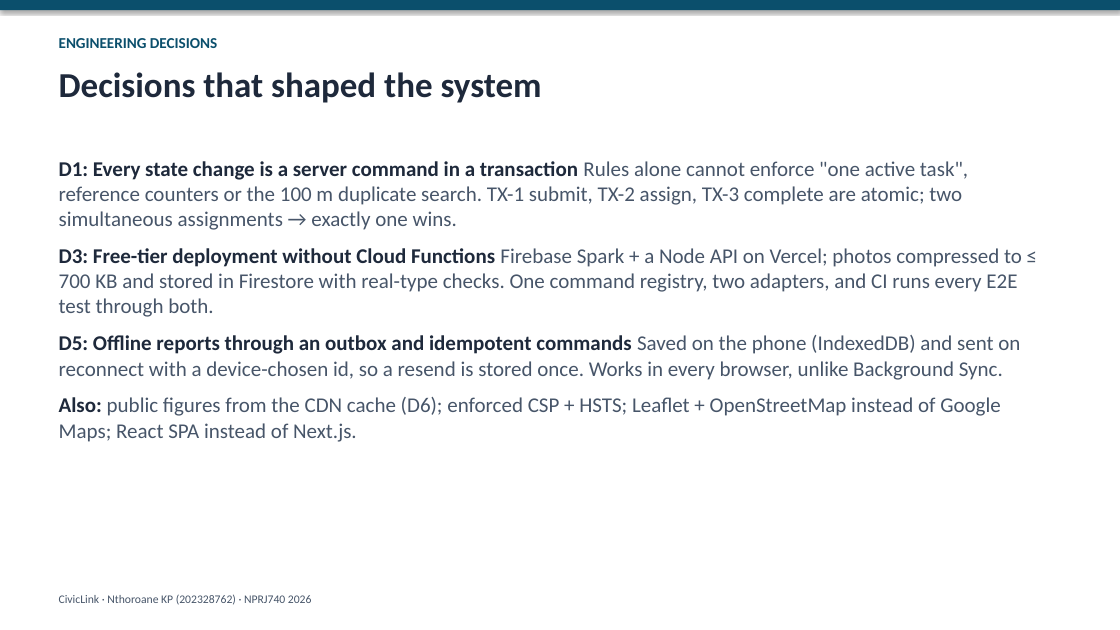
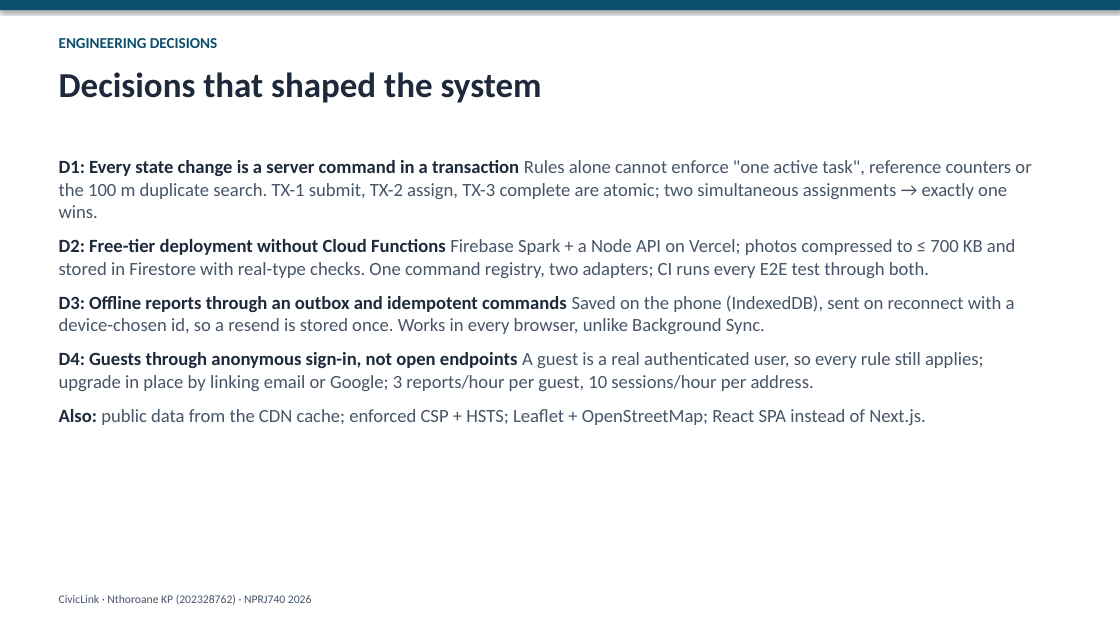
Before and after one commit to altechemist/civiclink, a slide deck: slide 4 of docs/presentation/CivicLink_Presentation.pptx. Drawn at 1120x630 pixels with LibreOffice and Linux fonts; fonts in the diff are those of the drawing. Boxes give left, top, right and bottom in pixels: in the first picture for what was removed or moved away, otherwise in the second. Text is boxed around its words. In the diff, an @@ line names an element or a change of style, - is before the commit and + after.

```diff
--- a/docs/presentation/CivicLink_Presentation.pptx
+++ b/docs/presentation/CivicLink_Presentation.pptx
@@ text at bbox=[59, 160, 1031, 218]: size 18 to 16 pt in "D1: Every state change is a server ..." @@
@@ text at bbox=[59, 239, 1015, 425]: text changed; size 18 to 16 pt @@
-D3: Free-tier deployment without Cloud Functions Firebase Spark + a Node API on Vercel; photos compressed to ≤ 700 KB and stored in Firestore with real-type checks. One command registry, two adapters, and CI runs every E2E test through both.
-D5: Offline reports through an outbox and idempotent commands Saved on the phone (IndexedDB) and sent on reconnect with a device-chosen id, so a resend is stored once. Works in every browser, unlike Background Sync.
-Also: public figures from the CDN cache (D6); enforced CSP + HSTS; Leaflet + OpenStreetMap instead of Google Maps; React SPA instead of Next.js.
+D2: Free-tier deployment without Cloud Functions Firebase Spark + a Node API on Vercel; photos compressed to ≤ 700 KB and stored in Firestore with real-type checks. One command registry, two adapters; CI runs every E2E test through both.
+D3: Offline reports through an outbox and idempotent commands Saved on the phone (IndexedDB), sent on reconnect with a device-chosen id, so a resend is stored once. Works in every browser, unlike Background Sync.
+D4: Guests through anonymous sign-in, not open endpoints A guest is a real authenticated user, so every rule still applies; upgrade in place by linking email or Google; 3 reports/hour per guest, 10 sessions/hour per address.
+Also: public data from the CDN cache; enforced CSP + HSTS; Leaflet + OpenStreetMap; React SPA instead of Next.js.
```
Also in this commit, not shown: 4 other slides changed, 27 other files.
